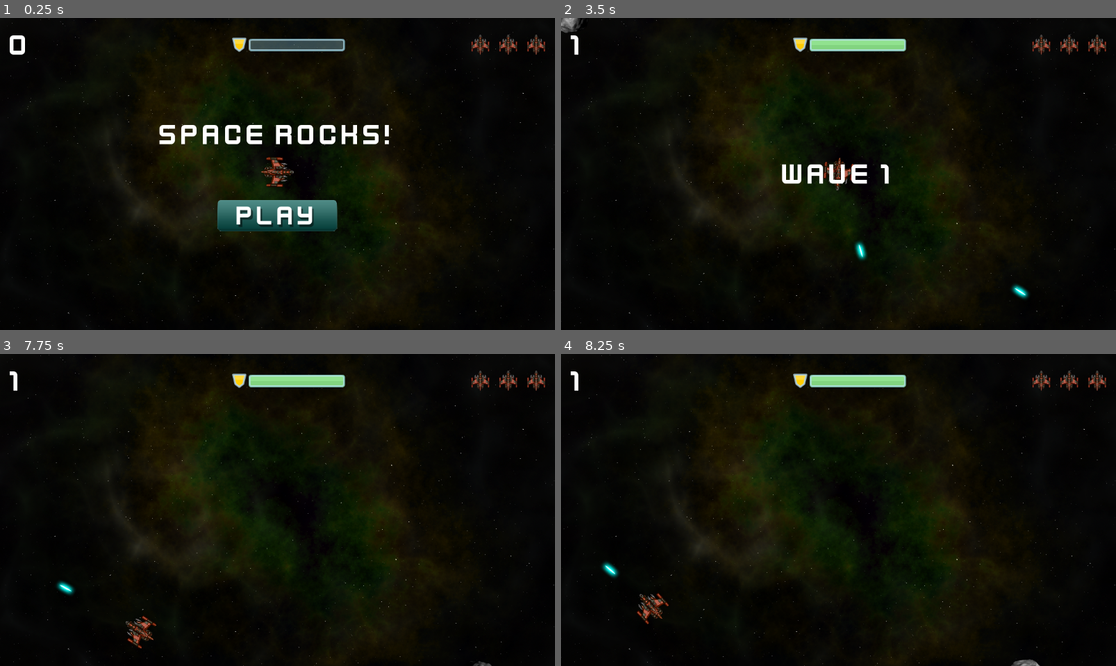
Above: before the commit, frames 1-4 (two rows, left to right).
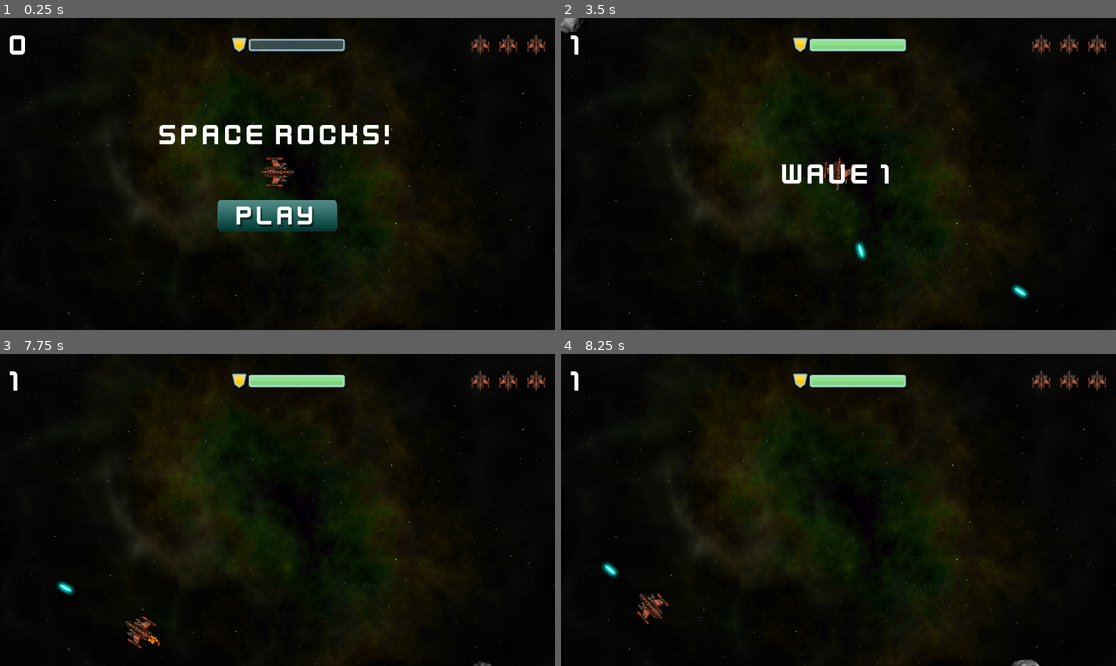
Above: after the commit, the same moments.

Repository: sam0622/Space-Rocks
Game: Godot game, scene res://assets/Main/main.tscn
Two runs of this game, one before a commit and one after it. Both use one fixed random seed, a clock stepped at 60 frames per second and the inputs below.
Inputs (mouse positions are in pixels of both pictures, inside the frame that each line leads up to):
- Up to frame 1 (0.25 s): no input
- Up to frame 2 (3.5 s): click (838, 214) at 0.5 s; tap Enter at 1.25 s; hold D (rotate_right) 1.28-2.03 s; hold Space (shoot) 1.28-2.03 s; hold A (rotate_left) 2.03-2.78 s; tap Space (shoot) at 2.1 s; hold D (rotate_right) from 2.78 s (still down); hold Space (shoot) from 2.78 s (still down)
- Up to frame 3 (7.75 s): release D (rotate_right) at 3.53 s; release Space (shoot) at 3.53 s; hold W (thrust) 3.53-4.28 s; tap Space (shoot) at 3.6, 5.1, 6.6 s; hold Space (shoot) 4.28-5.03 s; hold A (rotate_left) 4.28-6.53 s; hold Space (shoot) 5.78-6.53 s; hold D (rotate_right) 6.53-7.28 s; hold W (thrust) from 7.28 s (still down); hold Space (shoot) from 7.28 s (still down)
- Up to frame 4 (8.25 s): release W (thrust) at 8.03 s; release Space (shoot) at 8.03 s; hold D (rotate_right) from 8.03 s (still down); tap Space (shoot) at 8.1 s

Frames 1-2 are identical in both runs. In frame 3, less than 0.1% of the frame differs, in the area x 26-30%, y 90-94%; in frame 4, nothing differs.

Commit message:
add player exhaust effect

Diff:
--- a/assets/Main/main.gd
+++ b/assets/Main/main.gd
@@ -57,7 +57,7 @@
 		spawn_rock(3)
 	$EnemyTimer.start(randf_range(5, 10))
 
-func _process(delta):
+func _process(_delta):
 	if not playing:
 		return
 	if get_tree().get_nodes_in_group("rocks").size() == 0:
--- a/assets/Player/player.gd
+++ b/assets/Player/player.gd
@@ -54,10 +54,12 @@
 
 func get_input(): # Handles player input
 	thrust = Vector2.ZERO
+	$Exhaust.emitting = false
 	if state in [DEAD, INIT]:
 		return
 	if Input.is_action_pressed("thrust"):
 		thrust = transform.x * engine_power
+		$Exhaust.emitting = true
 		if not $EngineSound.playing:
 			$EngineSound.play()
 	else:
@@ -67,7 +69,7 @@
 		shoot()
 
 
-func _physics_process(delta): # Physics
+func _physics_process(_delta): # Physics
 	constant_force = thrust
 	constant_torque = rotation_dir * spin_power
 
--- a/assets/Player/player.tscn
+++ b/assets/Player/player.tscn
@@ -9,6 +9,13 @@
 
 [sub_resource type="CircleShape2D" id="CircleShape2D_d3lbg"]
 radius = 31.0
+
+[sub_resource type="Curve" id="Curve_whh5y"]
+_data = [Vector2(0, 1), 0.0, 0.0, 0, 0, Vector2(1, 0.252632), 0.0, 0.0, 0, 0]
+point_count = 2
+
+[sub_resource type="Gradient" id="Gradient_exjbp"]
+colors = PackedColorArray(1, 0.647059, 0, 1, 0.658824, 0, 0, 1)
 
 [node name="Player" type="RigidBody2D"]
 max_contacts_reported = 1
@@ -45,6 +52,23 @@
 [node name="LaserSound" type="AudioStreamPlayer2D" parent="."]
 stream = ExtResource("5_y8rwl")
 
+[node name="Exhaust" type="CPUParticles2D" parent="."]
+show_behind_parent = true
+position = Vector2(-28, 0)
+rotation = 3.14159
+amount = 25
+lifetime = 0.1
+local_coords = true
+emission_shape = 3
+emission_rect_extents = Vector2(1, 5)
+direction = Vector2(0, 0)
+spread = 0.0
+gravity = Vector2(0, 0)
+initial_velocity_max = 400.0
+scale_amount_max = 8.0
+scale_amount_curve = SubResource("Curve_whh5y")
+color_ramp = SubResource("Gradient_exjbp")
+
 [connection signal="body_entered" from="." to="." method="_on_body_entered"]
 [connection signal="timeout" from="GunCooldown" to="." method="_on_gun_cooldown_timeout"]
 [connection signal="timeout" from="InvulnerabilityTimer" to="." method="_on_invulnerability_timer_timeout"]
Not shown: 1 places in assets/Player/player.tscn that only renumber resources
